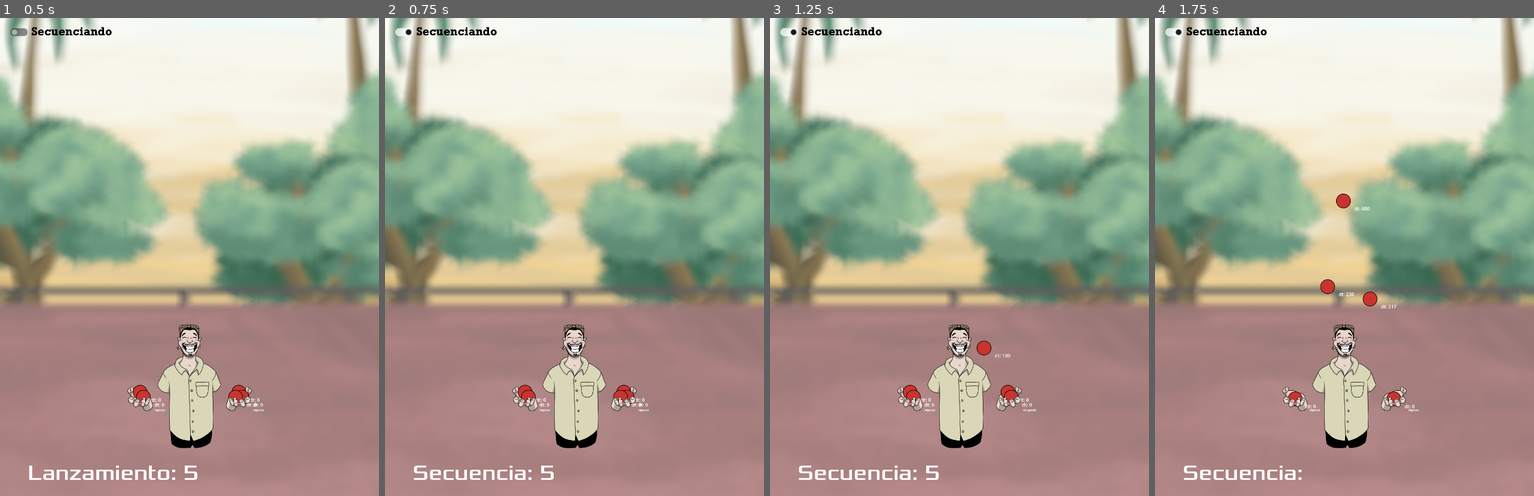
Above: before the commit, frames 1-4 (left to right).
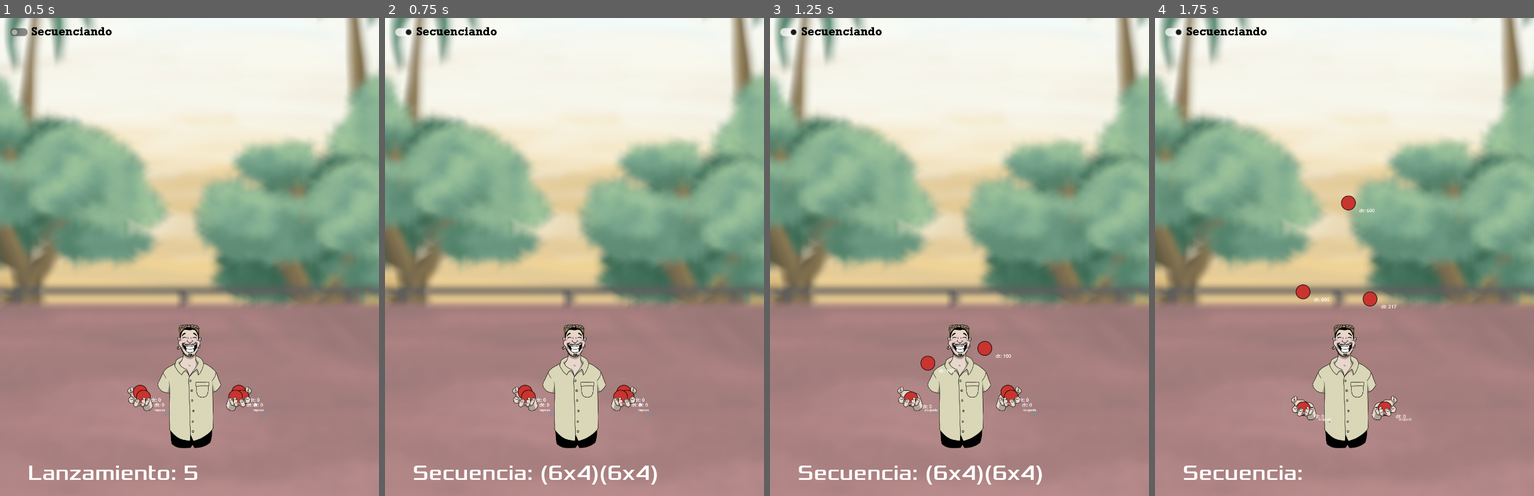
Above: after the commit, the same moments.

Repository: VladimirCharkot/malabares
Game: Godot game, scene res://jueguito.tscn
Same seed, same stepped clock (60 frames per second), same inputs: the game is played once before the commit and once after it. Sound files missing from this copy of the repository are replaced by a short silence.
Inputs (mouse positions are in pixels of both pictures, inside the frame that each line leads up to):
- Up to frame 1 (0.5 s): no input
- Up to frame 2 (0.75 s): click (403, 32) at 0.5 s
- Up to frame 3 (1.25 s): no input
- Up to frame 4 (1.75 s): tap Enter at 1.25 s; move the mouse to (1393, 400) at 1.27 s; hold Right (derecha) from 1.28 s (still down); tap C at 1.35 s; tap Space at 1.52 s

Frame 1 is identical in both runs. In frame 2, 0.4% of the frame differs, in the area x 41-72%, y 93-98%; in frame 3, 0.7%; in frame 4, 1.1%, in the area x 32-71%, y 36-86%.

Commit message:
Malabarista responsable del tempo

Diff:
--- /dev/null
+++ b/camara.gd
@@ -0,0 +1,13 @@
+extends Camera2D
+
+func focus(n):
+	var t = get_tree().create_tween()
+	if n == 9:
+		t.tween_property(self, "zoom", Vector2(0.55,0.55), 1)
+		t.tween_property(self, "position", Vector2(576,435), 1)
+	if n == 8:
+		t.tween_property(self, "zoom", Vector2(0.8,0.8), 1)
+		t.tween_property(self, "position", Vector2(576,665), 1)
+	if n == 1:
+		t.tween_property(self, "position", Vector2(576,725), 1)
+		t.tween_property(self, "zoom", Vector2(1,1), 1)
--- a/jueguito.gd
+++ b/jueguito.gd
@@ -1,109 +1,43 @@
 extends Control
-
 
 var dx_mano = 80
 var dt_mano = 0.3
 
-# Si la anterior fue sincro hay que esperar un tiempo más
-var did_sincro = false
+func _input(event):
 
-
-func _input(event):
-	#if event is InputEventMouseMotion:
-		#pass
-		#print(event)
 	if event is InputEventKey and event.pressed:
 
 		if event.keycode == KEY_C:
-			$Secuencias.clear()
+			$Secuencia.clear()
 
 		if event.keycode == KEY_A:
 			$Malabarista.swap()
 			$Malabarista.crear_pelotas(1)
 
-		if event.keycode == KEY_LEFT:
-			var l = $Lanzamientos.lanzamiento(int($Secuencias.lanzamiento), 240)
-			await $Malabarista.simple($Malabarista/ManoIzq, l)
-			$Malabarista.swap()
 
-		if event.keycode == KEY_RIGHT:
-			var l = $Lanzamientos.lanzamiento(int($Secuencias.lanzamiento), 240)
-			await $Malabarista.simple($Malabarista/ManoDer, l)
-			$Malabarista.swap()
-
-
-func _on_base_timeout():
-	if did_sincro:	# Esperar un step extra
-		did_sincro = false
-		return
-	if $Secuencias.secuenciando and $Secuencias.secuencia:
-		var frame = $Secuencias.step()
-		delegar(frame)
-		$Malabarista.swap()
+func secuenciar():
+	while $Secuencia.secuenciando:
+		var comando = $Secuencia.next()
+		$Malabarista.encolar(comando)
+		await $Malabarista.comando_ejecutado
 
 
 func _on_secuencias_zoom(level):
-	zoom(level)
-
-func zoom(n):
-	var t = get_tree().create_tween()
-	if n == 9:
-		t.tween_property($Camera2D, "zoom", Vector2(0.55,0.55), 1)
-		t.tween_property($Camera2D, "position", Vector2(576,435), 1)
-	if n == 8:
-		t.tween_property($Camera2D, "zoom", Vector2(0.8,0.8), 1)
-		t.tween_property($Camera2D, "position", Vector2(576,665), 1)
-	if n == 1:
-		t.tween_property($Camera2D, "position", Vector2(576,725), 1)
-		t.tween_property($Camera2D, "zoom", Vector2(1,1), 1)
+	$Camara.focus(level)
 
 
-
-# Recibe un frame y delega la acción al malabarista
-func delegar(frame):
-	print(frame)
-
-	if frame["tipo"] == "simple":
-		var l = $Lanzamientos.traducir(frame["lanz"])
-		#var l = $Lanzamientos.lanzamiento(int(frame["lanz"]), 260)
-		await $Malabarista.simple($Malabarista.mano_activa, l)
-
-	if frame["tipo"] == "multiplex":
-		var ls = frame["lanz"].map(func (l): return $Lanzamientos.traducir(l))
-		await $Malabarista.multiplex($Malabarista.mano_activa, ls)
-
-	if frame["tipo"] == "sincro":
-		var m_activa = frame["lanz"][0]
-		var m_inactiva = frame["lanz"][1]
-		did_sincro = true
-		await $Malabarista.sincro(
-			$Lanzamientos.traducir(m_activa["lanz"]),
-			$Lanzamientos.traducir(m_inactiva["lanz"])
-		)
-
-
+func iniciar():
+	$Player.activar()
+	$Malabarista.aparecer()
+	$Secuencia.visible = true
 
 
 func _on_boton_pressed():
-	bajar_portada_y_arrancar_jueguito()
-
-func bajar_portada_y_arrancar_jueguito():
-	var t = create_tween()
-	t.tween_property($Portada/Boton, "modulate", Color.TRANSPARENT, 1)
-	t.tween_property($Portada/Titulo, "modulate", Color.TRANSPARENT, 1)
-	t.tween_property($Malabarista, "modulate", Color.WHITE, 1)
-	t.tween_callback(
-		func():
-			$Portada.visible = false
-			$Player.activar()
-			$Secuencias.visible = true
-			$Base.start()
-	)
+	await $Portada.bajar()
+	iniciar()
 
 
 func _on_modo_toggled(toggled_on):
-	$Secuencias.secuenciando = toggled_on
-	if toggled_on:
-		$Base.start()
-	else:
-		$Base.stop()
+	$Secuencia.secuenciando = toggled_on
+	$Malabarista.set_secuenciando(toggled_on)
+	secuenciar()
--- a/jueguito.tscn
+++ b/jueguito.tscn
@@ -1,9 +1,9 @@
-[gd_scene load_steps=31 format=3 uid="uid://dl0kghj4iorjk"]
+[gd_scene load_steps=32 format=3 uid="uid://dl0kghj4iorjk"]
 
 [ext_resource type="Script" path="res://jueguito.gd" id="1_3lter"]
 [ext_resource type="PackedScene" uid="uid://byimhhr2c3f40" path="res://malabarista.tscn" id="2_g2sqt"]
-[ext_resource type="Script" path="res://lanzamientos.gd" id="3_fh45i"]
 [ext_resource type="FontFile" uid="uid://bjxi4yr7se7bi" path="res://Xolonium-Regular.ttf" id="4_rkrb8"]
+[ext_resource type="Script" path="res://camara.gd" id="4_sdesy"]
 [ext_resource type="Texture2D" uid="uid://doqrq03blkbvq" path="res://img/background.png" id="5_21d4l"]
 [ext_resource type="Script" path="res://secuencias.gd" id="6_c04j5"]
 [ext_resource type="Texture2D" uid="uid://qq3s83gp1nvx" path="res://img/fwd.png" id="6_fb41h"]
@@ -29,6 +29,7 @@
 [ext_resource type="AudioStream" uid="uid://bhc4r05ukb5yn" path="res://musica/Horse Jumper of Love ＂Ugly Brunette＂ (Audio) [KbgOIeFfONA].mp3" id="19_xdj38"]
 [ext_resource type="AudioStream" uid="uid://c5a1jvylrfufn" path="res://musica/Nirvana - Negative Creep [cdXlXT32ER4].mp3" id="20_bwl6p"]
 [ext_resource type="AudioStream" uid="uid://dtrcaikrowpyu" path="res://musica/Tortoise - Gamera EP (1995) [Full Album] [p-IE0QWRbEQ].mp3" id="21_e1be7"]
+[ext_resource type="Script" path="res://portada.gd" id="28_t2fnk"]
 [ext_resource type="FontFile" uid="uid://ds05rjyma7s3w" path="res://Rockwell-Bold.ttf" id="30_swcxw"]
 
 [node name="Jueguito" type="Control"]
@@ -45,23 +46,18 @@
 scale = Vector2(1.2235, 1.2235)
 texture = ExtResource("5_21d4l")
 
-[node name="Lanzamientos" type="Node" parent="."]
-script = ExtResource("3_fh45i")
-
-[node name="Base" type="Timer" parent="."]
-wait_time = 0.35
-
-[node name="Camera2D" type="Camera2D" parent="."]
+[node name="Camara" type="Camera2D" parent="."]
 position = Vector2(576, 725)
 limit_bottom = 1452
+script = ExtResource("4_sdesy")
 
-[node name="Secuencias" type="Control" parent="."]
+[node name="Secuencia" type="Control" parent="."]
 anchors_preset = 0
 offset_right = 40.0
 offset_bottom = 40.0
 script = ExtResource("6_c04j5")
 
-[node name="Display" type="Label" parent="Secuencias"]
+[node name="Display" type="Label" parent="Secuencia"]
 layout_mode = 0
 offset_left = 84.0
 offset_top = 1342.0
@@ -71,7 +67,7 @@
 theme_override_font_sizes/font_size = 64
 text = "3"
 
-[node name="Ingresando" type="Label" parent="Secuencias"]
+[node name="Ingresando" type="Label" parent="Secuencia"]
 layout_mode = 0
 offset_left = 84.0
 offset_top = 1285.0
@@ -129,6 +125,7 @@
 
 [node name="Portada" type="Node2D" parent="."]
 visible = false
+script = ExtResource("28_t2fnk")
 
 [node name="Boton" type="TextureButton" parent="Portada"]
 offset_left = 368.0
@@ -170,8 +167,7 @@
 [node name="Malabarista" parent="." instance=ExtResource("2_g2sqt")]
 position = Vector2(576, 1078)
 
-[connection signal="timeout" from="Base" to="." method="_on_base_timeout"]
-[connection signal="zoom" from="Secuencias" to="." method="_on_secuencias_zoom"]
+[connection signal="zoom" from="Secuencia" to="." method="_on_secuencias_zoom"]
 [connection signal="pressed" from="Player/Next" to="Player" method="_on_next_pressed"]
 [connection signal="pressed" from="Player/PlayPause" to="Player" method="_on_play_pause_pressed"]
 [connection signal="finished" from="Player/Audio" to="Player/Audio" method="_on_finished"]
--- a/lanzamientos.gd
+++ b/lanzamientos.gd
@@ -14,8 +14,8 @@
 func lanzamiento(n, dx):
 	n = int(n)
 	var t = Params.dta + (n-1) * Params.dt
-	print("Calculando con n=", n, " y dx=", dx, " :: t=", t)
-	print(vi(t, dx))
+	#print("Calculando lanzamineto con n=", n, " y dx=", dx, " :: t=", t)
+	#print(vi(t, dx))
 	return vi(t, dx)
 
 var siteswap = {
--- a/malabarista.gd
+++ b/malabarista.gd
@@ -4,9 +4,17 @@
 @onready var mano_activa = $ManoDer
 @onready var mano_pasiva = $ManoIzq
 
+var secuencia = []
+var loopeando = false
+
+# Si la anterior fue sincro hay que esperar un tiempo más
+var did_sincro = false
+
+var freestyle = true
+var lanzamiento = 5
+
 signal lanzada
-
-var step = 0
+signal comando_ejecutado
 
 # Mover la mano activa hacia el centro, lanzar, volver
 func simple(mano: Mano, lanzamiento: Vector2):
@@ -21,8 +29,6 @@
 	lanzada.emit()
 
 func multiplex(mano: Mano, lanzamientos):
-	print("Multiplex recibiendo:")
-	print(lanzamientos)
 	var dx = -mano.position.x/3		# Un tercio de camino desde reposo hasta centro
 	var dy = 30
 	await mover_mano(mano, Vector2(dx/2, dy), 0.2)
@@ -44,27 +50,6 @@
 	else:
 		simple(mano_pasiva, l2)
 	await lanzada
-#func mover_der(hacia: Vector2, duracion: float):
-	#mover_mano($ManoDer, hacia, duracion, null)
-#
-#func mover_izq(hacia: Vector2, duracion: float):
-	#mover_mano($ManoIzq, hacia, duracion, null)
-
-
-#func lanzar_der(desde: Vector2, f: Vector2):
-	#lanzar($ManoDer, desde, f)
-	#
-#func lanzar_izq(desde: Vector2, f: Vector2):
-	#lanzar($ManoIzq, desde, f)
-
-#func lanzar(mano: Node2D, desde: Vector2, f: Vector2):
-	#mover_mano(mano, desde - mano.position, 0.4, func(): mano.lanzar(f))
-
-#func mover_y_lanzar(mano: Node2D, desde: Vector2, t: float, f: Vector2 = Vector2.ZERO):
-	#if f.length():
-		#mover_mano(mano, desde - mano.position, t, func(): mano.lanzar(f))
-	#else:
-		#mover_mano(mano, desde - mano.position, t, null)
 
 
 func mover_mano(mano: Node2D, delta: Vector2, duracion: float):
@@ -74,6 +59,20 @@
 	tween.tween_callback(mano.desocupar)
 	await tween.finished
 
+
+func _input(event):
+
+	if freestyle and event is InputEventKey and event.pressed:
+
+		if event.keycode == KEY_LEFT:
+			var l = $Lanzamientos.lanzamiento(lanzamiento, 240)
+			await simple($ManoIzq, l)
+			swap()
+
+		if event.keycode == KEY_RIGHT:
+			var l = $Lanzamientos.lanzamiento(lanzamiento, 240)
+			await simple($ManoDer, l)
+			swap()
 
 
 func _process(delta):
@@ -109,16 +108,54 @@
 	mano_activa = $ManoDer if mano_activa == $ManoIzq else $ManoIzq
 	mano_pasiva = $ManoDer if mano_activa == $ManoIzq else $ManoIzq
 
-func _on_mano_der_lanzamiento_efectuado(mano, objeto):
-	pass
-	#print("Lanzamiento der")
-	#$ManoIzq.buscando = objeto
+func encolar(comando):
+	secuencia.push_back(comando)
 
-func _on_mano_izq_lanzamiento_efectuado(mano, objeto):
-	pass
-	#print("Izquierda lanzó ", objeto)
-	#$ManoDer.buscando = objeto
+func _on_base_timeout():
+	if did_sincro:
+		did_sincro = false
+		return
+	var comando = secuencia.pop_front()
+	if comando:
+		delegar(comando)
+		swap()
+	if loopeando:
+		secuencia.push_back(comando)
 
+# Recibe un frame y delega la acción al malabarista
+func delegar(frame):
+
+	if frame["tipo"] == "simple":
+		var l = $Lanzamientos.traducir(frame["lanz"])
+		#var l = $Lanzamientos.lanzamiento(int(frame["lanz"]), 260)
+		await simple(mano_activa, l)
+
+	if frame["tipo"] == "multiplex":
+		var ls = frame["lanz"].map(func (l): return $Lanzamientos.traducir(l))
+		await multiplex(mano_activa, ls)
+
+	if frame["tipo"] == "sincro":
+		var m_activa = frame["lanz"][0]
+		var m_inactiva = frame["lanz"][1]
+		did_sincro = true
+		await sincro(
+			$Lanzamientos.traducir(m_activa["lanz"]),
+			$Lanzamientos.traducir(m_inactiva["lanz"])
+		)
+
+	comando_ejecutado.emit()
+
+func aparecer():
+	var t = create_tween()
+	t.tween_property($Malabarista, "modulate", Color.WHITE, 1)
+	$Base.start()
+
+
+func set_secuenciando(on: bool):
+	if on:
+		$Base.start()
+	else:
+		$Base.stop()
 
 func _on_area_2d_mouse_entered():
 	print("tuvieja")
--- a/malabarista.tscn
+++ b/malabarista.tscn
@@ -1,10 +1,11 @@
-[gd_scene load_steps=7 format=3 uid="uid://byimhhr2c3f40"]
+[gd_scene load_steps=8 format=3 uid="uid://byimhhr2c3f40"]
 
 [ext_resource type="Script" path="res://malabarista.gd" id="1_0qsb4"]
 [ext_resource type="PackedScene" uid="uid://dp3ydgpuoroxl" path="res://pelota.tscn" id="2_pf8ms"]
 [ext_resource type="Texture2D" uid="uid://d3knhk582qqsy" path="res://img/fere.png" id="3_2kx18"]
 [ext_resource type="PackedScene" uid="uid://csn0cjt535v32" path="res://mano.tscn" id="4_a0o1e"]
 [ext_resource type="Texture2D" uid="uid://cv3apsy2wr6ea" path="res://img/chango.png" id="4_jw12f"]
+[ext_resource type="Script" path="res://lanzamientos.gd" id="6_cwt5e"]
 
 [sub_resource type="CircleShape2D" id="CircleShape2D_da2at"]
 radius = 312.578
@@ -34,10 +35,18 @@
 lado = "izquierda"
 
 [node name="Area2D" type="Area2D" parent="."]
+visible = false
 
 [node name="CollisionShape2D" type="CollisionShape2D" parent="Area2D"]
 shape = SubResource("CircleShape2D_da2at")
 
+[node name="Base" type="Timer" parent="."]
+wait_time = 0.35
+
+[node name="Lanzamientos" type="Node" parent="."]
+script = ExtResource("6_cwt5e")
+
 [connection signal="lanzamiento_efectuado" from="ManoDer" to="." method="_on_mano_der_lanzamiento_efectuado"]
 [connection signal="lanzamiento_efectuado" from="ManoIzq" to="." method="_on_mano_izq_lanzamiento_efectuado"]
 [connection signal="mouse_entered" from="Area2D" to="." method="_on_area_2d_mouse_entered"]
+[connection signal="timeout" from="Base" to="." method="_on_base_timeout"]
--- a/params.gd
+++ b/params.gd
@@ -11,7 +11,7 @@
 
 var dx = 250
 
-var calibracion = 'calculada'
+var calibracion = 'manual'
 
 func manual(is_manual: bool):
 	if is_manual:
--- a/player.gd
+++ b/player.gd
@@ -2,10 +2,9 @@
 
 var reproduciendo = true
 
-
 func activar():
-	$Audio.stream = $Player/Audio/Tracks.tracks[0]
-	#$Audio.play()
+	$Audio.stream = $Player/Audio/Tracks.front()
+	$Audio.play()
 	$Next.visible = true
 	$PlayPause.visible = true
 
--- /dev/null
+++ b/portada.gd
@@ -0,0 +1,10 @@
+extends Node2D
+
+func bajar():
+	var t = create_tween()
+	t.tween_property(self, "modulate", Color.TRANSPARENT, 1)
+	t.tween_callback(
+		func():
+			visible = false
+	)
+	await t.finished
--- a/secuencias.gd
+++ b/secuencias.gd
@@ -5,8 +5,9 @@
 var secuencia = []
 
 var teclas_numeros = [KEY_0, KEY_1, KEY_2, KEY_3, KEY_4, KEY_5, KEY_6, KEY_7, KEY_8, KEY_9]
-#var secuencia_string = "5555(6x4)(6x4)(6x4)(6x4)(4x6x)(4x6x)6456456456456636637447447537536756167561"
-var secuencia_string = "5"
+#var secuencia_string = "(6x4)(6x4)(6x4)(6x4)(4x6x)(4x6x)6456456456456636637447447537536756167561"
+var secuencia_string = "(6x4)(6x4)"
+#var secuencia_string = "5"
 var secuencia_ingresada = ""
 var secuenciando = false
 var i_secuencia = 0
@@ -74,6 +75,11 @@
 	i_secuencia += 1
 	return frame
 
+func next():
+	if secuencia and secuenciando:
+		return step()
+	return null
+
 func stringear_secuencia(secuencia):
 	var stringueada = ""
 	for frame in secuencia:
